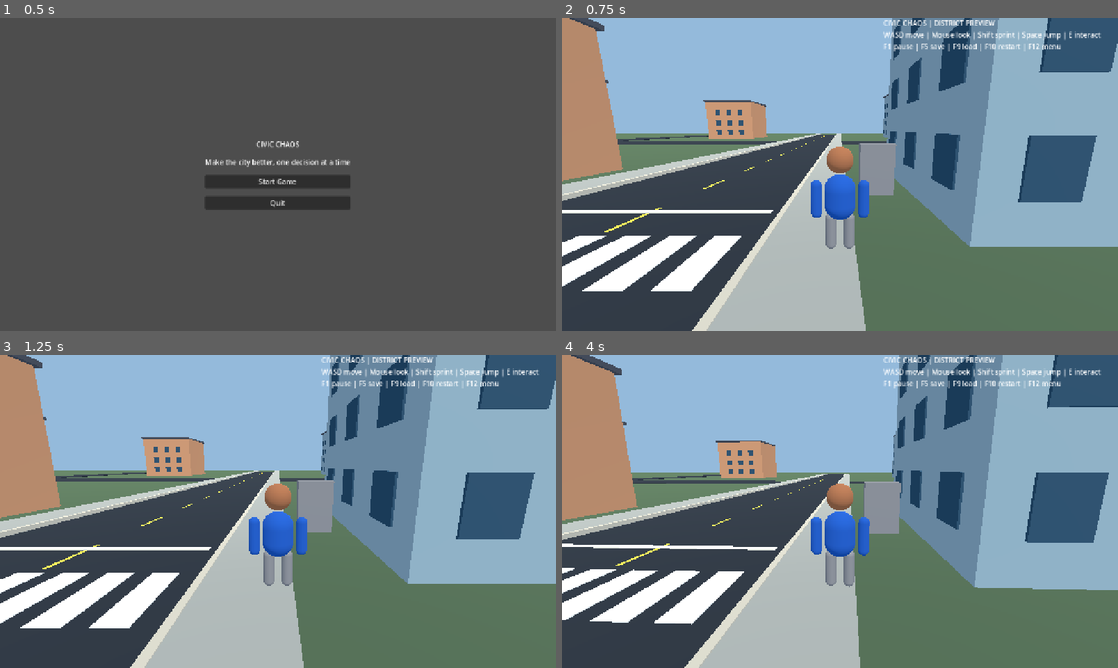
Above: before the commit, frames 1-4 (two rows, left to right).
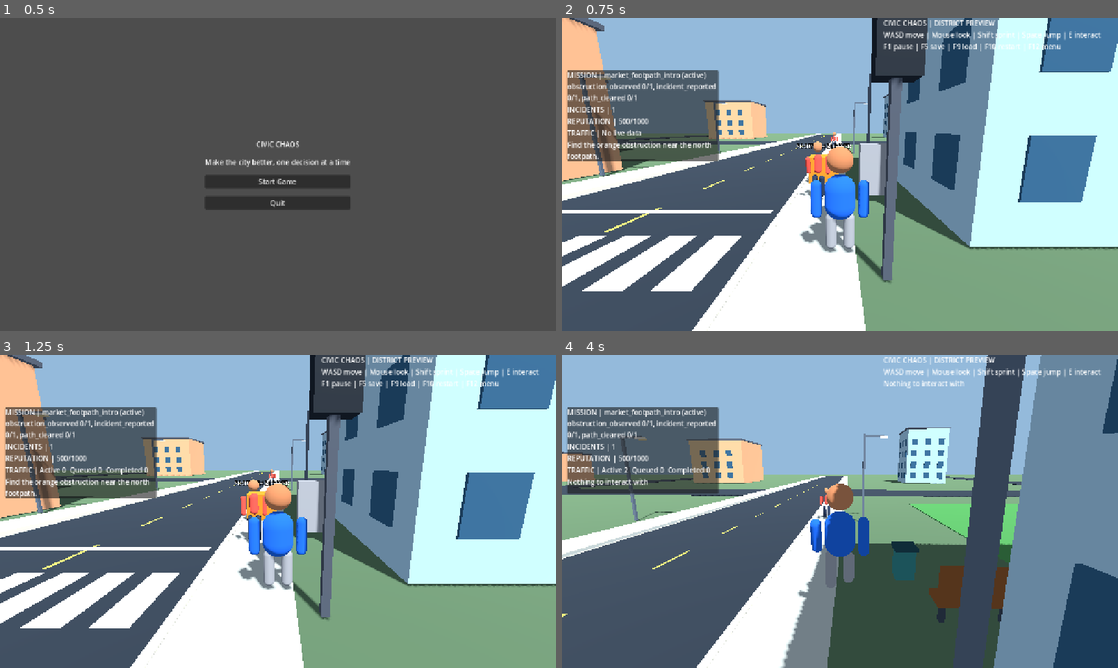
Above: after the commit, the same moments.

Repository: gauravprajapat-23/civic-chaos
Game: Godot game, scene res://scenes/core/menu.tscn
Same seed, same stepped clock (60 frames per second), same inputs: the game is played once before the commit and once after it.
Inputs (mouse positions are in pixels of both pictures, inside the frame that each line leads up to):
- Up to frame 1 (0.5 s): no input
- Up to frame 2 (0.75 s): click "Start Game" at 0.5 s
- Up to frame 3 (1.25 s): no input
- Up to frame 4 (4 s): tap Enter at 1.25 s; move the mouse to (867, 511) at 1.27 s; hold E (interact, bound only after the commit) 1.28-2.03 s; hold W (move_forward, bound only after the commit) from 1.28 s (still down); tap Space (jump, bound only after the commit) at 1.52, 2.27, 3.77 s; move the mouse to (812, 511) at 2.02 s; tap Shift (sprint, bound only after the commit) at 2.1, 3.6 s; move the mouse to (851, 505) at 2.77 s; hold E (interact, bound only after the commit) 2.78-3.53 s; move the mouse to (834, 517) at 3.52 s

Frame 1 is identical in both runs. In frame 2, 73% of the frame differs, in the area x 0-100%, y 0-100%; in frame 3, 73%; in frame 4, 84%.
Error before the commit: Parse Error: Could not parse global class "CivicTrafficSpawner" from "res://scripts/traffic/traffic_spawner.gd". (res://scripts/core/main.gd:79)

Commit message:
fix(gameplay): respect pause and normalize traffic spawner GDScript indentation

Diff:
--- a/scripts/civic/gameplay_session.gd
+++ b/scripts/civic/gameplay_session.gd
@@ -1,6 +1,7 @@
 class_name CivicGameplaySession
 extends Node
 ## GAME-006: first player-facing use of existing civic managers.
+## Attach as PROCESS_MODE_PAUSABLE so paused gameplay does not advance cleanup.
 ## Intro scene: remove an *actual* sidewalk obstruction by inspection,
 ## valid reporting and authorized cleanup. No synthetic traffic queue claims.
 
--- a/scripts/core/main.gd
+++ b/scripts/core/main.gd
@@ -89,6 +89,7 @@
             furniture.configure_signals(live_signals)
     gameplay_session = GameplaySession.new() as CivicGameplaySession
     gameplay_session.name = "CivicGameplaySession"
+    gameplay_session.process_mode = Node.PROCESS_MODE_PAUSABLE
     add_child(gameplay_session)
     if not gameplay_session.configure(self, player, civic_hud):
         push_error("Civic gameplay session could not start")
--- a/scripts/traffic/traffic_spawner.gd
+++ b/scripts/traffic/traffic_spawner.gd
@@ -186,10 +186,10 @@
 	}
 
 func _spawn_occupied(candidate: CivicVehicleAgent) -> bool:
-    # Validate full oriented collider volume: player, pedestrians, cars, props.
-    # Vehicle footprint helper ignores supporting road/terrain floor surfaces.
-    if candidate.footprint_blocked_at(candidate.global_transform):
-        return true
+	# Validate full oriented collider volume: player, pedestrians, cars, props.
+	# Vehicle footprint helper ignores supporting road/terrain floor surfaces.
+	if candidate.footprint_blocked_at(candidate.global_transform):
+		return true
 	for other in active_vehicles:
 		if not is_instance_valid(other) or not other.active:
 			continue
--- a/tests/gameplay_session_test.gd
+++ b/tests/gameplay_session_test.gd
@@ -16,6 +16,9 @@
     stage.add_child(session)
     if not session.configure(stage, player):
         _fail("session failed to configure")
+        return
+    if session.process_mode != Node.PROCESS_MODE_PAUSABLE:
+        _fail("gameplay session must not advance while paused")
         return
     if session.try_interact_at_marker(player):
         _fail("out-of-range inspection was accepted")
